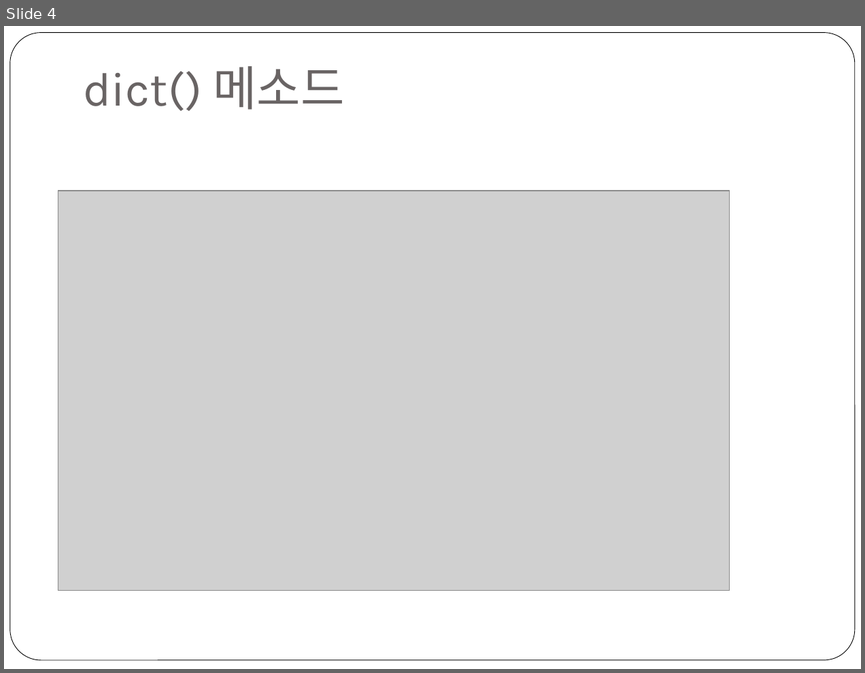
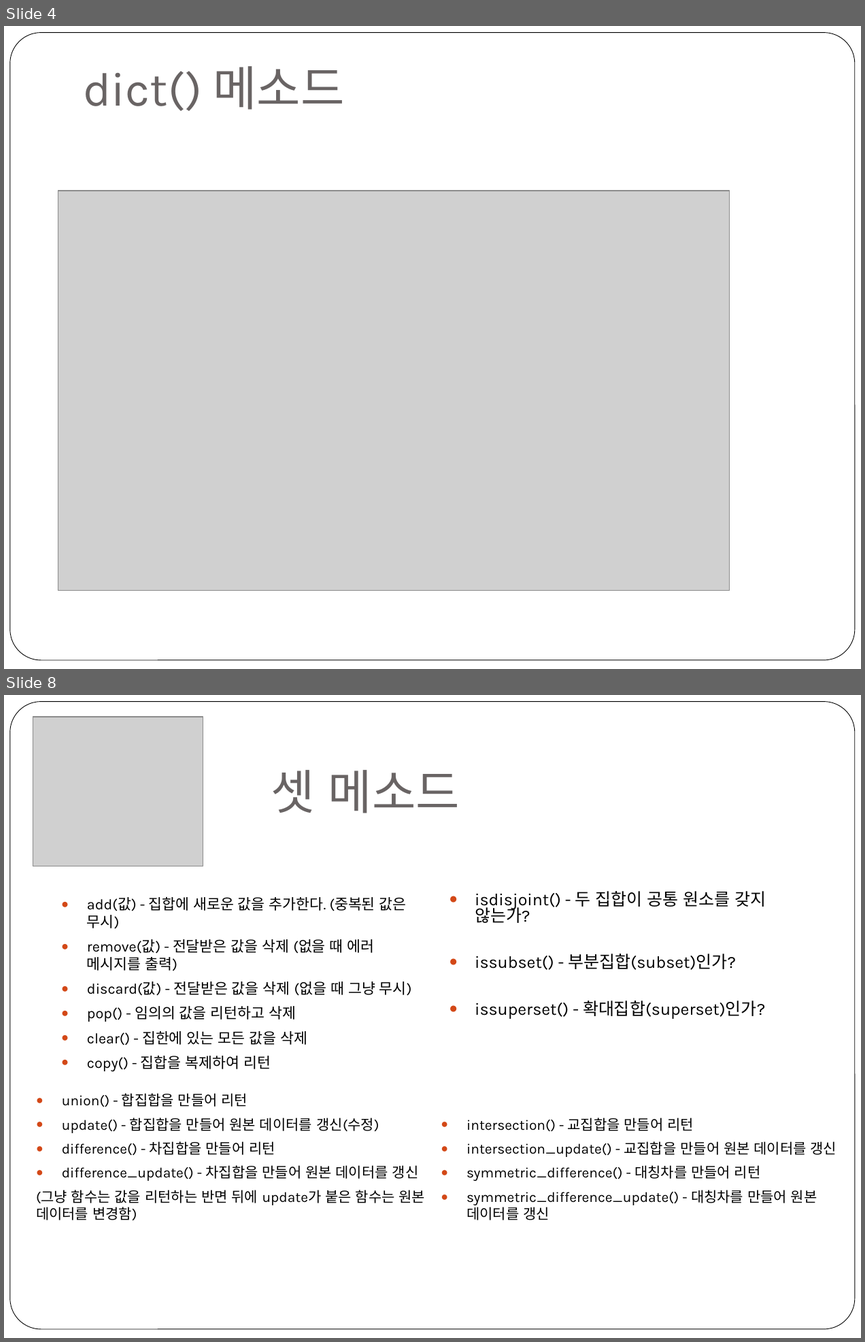
Before and after one commit to freshmea/weizman_python_class, a slide deck: textbook/파이썬2-3교시.pptx. Shown one above the other, each under a label of ours: slide 4 before the commit, slides 4 and 8 after it; the slides between them are not shown. The pictures are 865x673 and 865x1342 pixels, drawn with LibreOffice and Linux fonts; fonts in the diff are those of the drawing; grey boxes stand for pictures. Boxes give left, top, right and bottom in pixels: in the first picture for what was removed or moved away, otherwise in the second. Text is boxed around its words. In the diff, an @@ line names an element or a change of style, - is before the commit and + after.

```diff
--- a/textbook/파이썬2-3교시.pptx
+++ b/textbook/파이썬2-3교시.pptx
@@ slide 8 added at box(4, 695, 861, 1338), background #FFFFFF; not listed: 1 template element that a slide beside it also shows @@
@@ picture added at box(33, 717, 204, 866) @@
@@ title added at box(271, 770, 460, 813), 40 pt, text #696464 @@
+셋 메소드
@@ text added at box(87, 897, 412, 1072), 12.3 pt, text #000000 @@
+● add(값) - 집합에 새로운 값을 추가한다. (중복된 값은 무시)
+● remove(값) - 전달받은 값을 삭제 (없을 때 에러 메시지를 출력)
+● discard(값) - 전달받은 값을 삭제 (없을 때 그냥 무시)
+● pop() - 임의의 값을 리턴하고 삭제
+● clear() - 집한에 있는 모든 값을 삭제
+● copy() - 집합을 복제하여 리턴
@@ text added at box(475, 891, 766, 1019), 14.3 pt, text #000000 @@
+● isdisjoint() - 두 집합이 공통 원소를 갖지 않는가?
+● issubset() - 부분집합(subset)인가?
+● issuperset() - 확대집합(superset)인가?
@@ text added at box(36, 1093, 426, 1221), 12 pt, text #000000 @@
+● union() - 합집합을 만들어 리턴
+● update() - 합집합을 만들어 원본 데이터를 갱신(수정)
+● difference() - 차집합을 만들어 리턴
+● difference_update() - 차집합을 만들어 원본 데이터를 갱신
+(그냥 함수는 값을 리턴하는 반면 뒤에 update가 붙은 함수는 원본 데이터를 변경함)
@@ text added at box(466, 1117, 837, 1220), 12 pt, text #000000 @@
+● intersection() - 교집합을 만들어 리턴
+● intersection_update() - 교집합을 만들어 원본 데이터를 갱신
+● symmetric_difference() - 대칭차를 만들어 리턴
+● symmetric_difference_update() - 대칭차를 만들어 원본 데이터를 갱신
```
Also in this commit, not shown: 4 other slides added, 3 slides removed, 1 other file.
